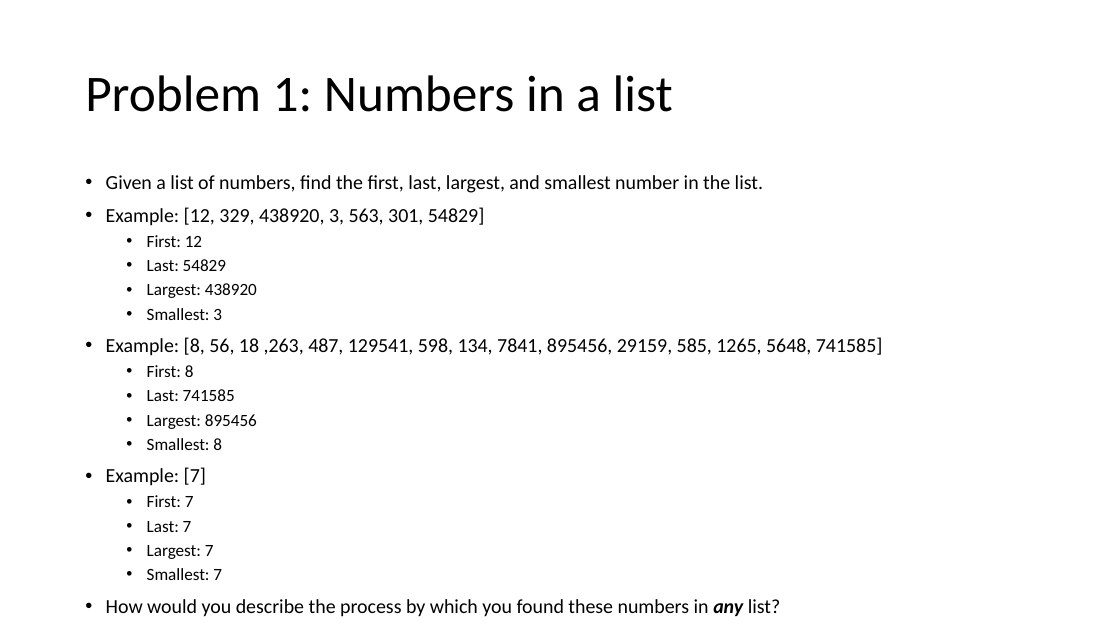
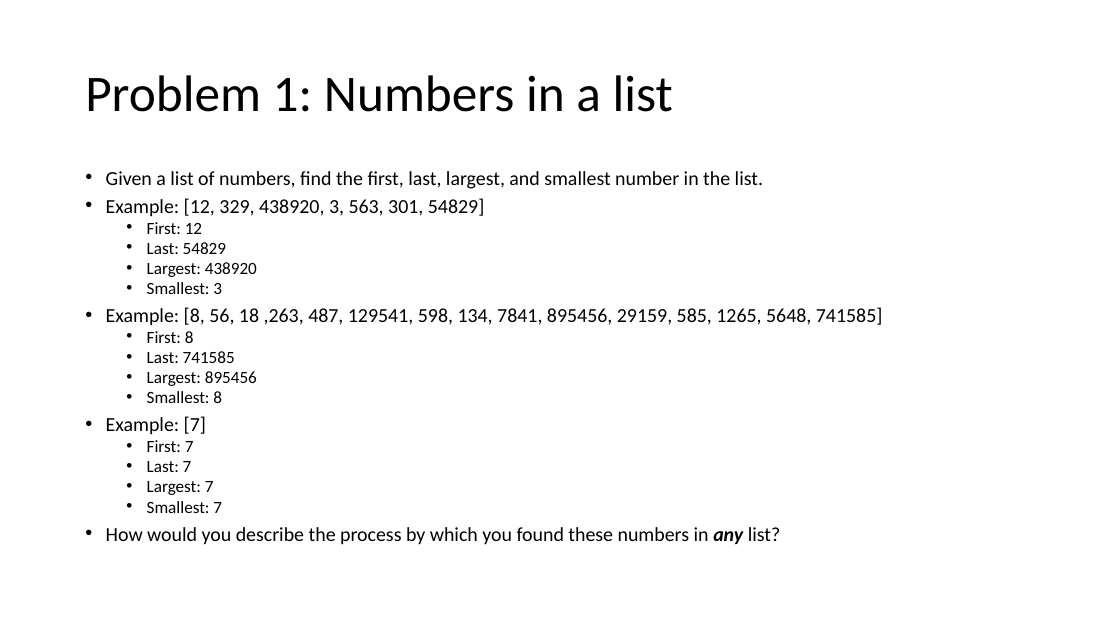
Before and after one commit to MrJoshGross/Course-Curricular-Material, a slide deck: slide 4 of Computer Science Discoveries/Lectures/Lecture 0 - Problems and Problem Solving.pptx. Drawn at 1120x630 pixels with LibreOffice and Linux fonts; fonts in the diff are those of the drawing. Boxes give left, top, right and bottom in pixels: in the first picture for what was removed or moved away, otherwise in the second. Text is boxed around its words. In the diff, an @@ line names an element or a change of style, - is before the commit and + after.

```diff
--- a/Computer Science Discoveries/Lectures/Lecture 0 - Problems and Problem Solving.pptx
+++ b/Computer Science Discoveries/Lectures/Lecture 0 - Problems and Problem Solving.pptx
@@ text "Given a list of numbers, ..." at [106, 171, 883, 545]: line spacing 0.9 to 0.7 @@
```
Also in this commit, not shown: 10 other slides changed, 9 slides added, 1 other file.
